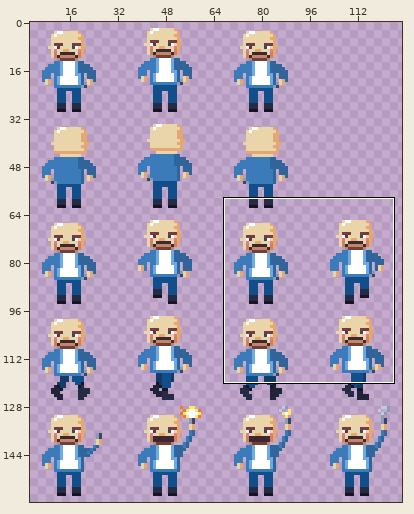
Pixel-art file, stored at assets/textures/characters/persuasiakas_32.aseprite. The picture above shows the old version from afar; the outline marks the close-up.
Close-up. Old version:
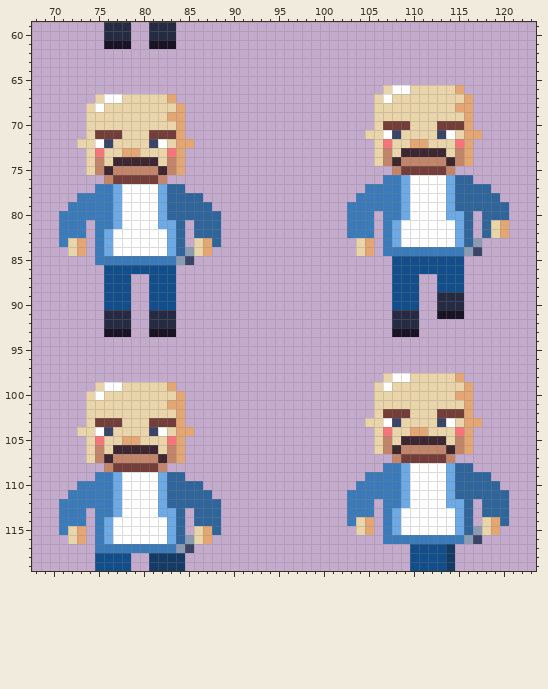
128x160 pixels, 1 frame. Shown: x 68..123, y 59..119. The wide view leaves out empty margins. The commit also changed other parts of the picture, which this record leaves out.
New version:
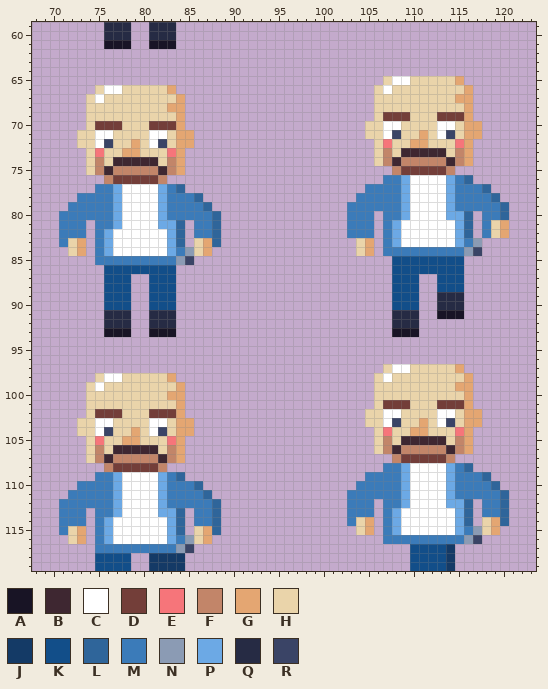
Palette (. is transparent): A #181425  B #3e2731  C #ffffff  D #733e39  E #f6757a  F #c28569  G #e4a672  H #ead4aa  J #143a66  K #124e89  L #2f659a  M #3b7bb9  N #8b9bb4  P #6ca9e5  Q #262b44  R #3a4466
Changes in this commit:
y 65: x 107..115 ......... -> HCCHHHHHG
y 66: x 75..83 ......... -> HCCHHHHHG; x 106..109 .HCC -> HCHH; x 115..116 G. -> HG
y 67: x 74..77 .HCC -> HCHH; x 83..84 G. -> HG; x 107 C -> H; x 115 H -> G
y 68: x 75 C -> H; x 83 H -> G; x 115 G -> H
y 69: x 83 G -> H; x 107..109 HHH -> DDD; x 113..115 HHH -> DDD
y 70: x 75..77 HHH -> DDD; x 81..83 HHH -> DDD; x 105 . -> H; x 107..109 DDD -> CCH; x 113..115 DDD -> CCH; x 117 . -> G
y 71: x 73 . -> H; x 75..77 DDD -> CCH; x 81..83 DDD -> CCH; x 85 . -> G; x 111 H -> G; x 113..114 RC -> CR
y 72: x 79 H -> G; x 81..82 RC -> CR
y 76: x 115 L -> M
y 77: x 83 L -> M; x 115..117 LLL -> MMM
y 78: x 83..85 LLL -> MMM; x 115..118 LLLL -> MMMM
y 79: x 83..86 LLLL -> MMMM; x 115..119 LLLLL -> MMMMM
y 80: x 83..87 LLLLL -> MMMMM; x 118..119 LL -> MM
y 81..82: x 86..87 LL -> MM; x 118 L -> M
y 83: x 116 L -> M
y 84: x 84 L -> M
y 97: x 107..115 ......... -> HCCHHHHHG
y 98: x 75..83 ......... -> HCCHHHHHG; x 106..109 .HCC -> HCHH; x 115..116 G. -> HG
y 99: x 74..77 .HCC -> HCHH; x 83..84 G. -> HG; x 107 C -> H; x 115 H -> G
y 100: x 75 C -> H; x 83 H -> G; x 115 G -> H
y 101: x 83 G -> H; x 107..109 HHH -> DDD; x 113..115 HHH -> DDD
y 102: x 75..77 HHH -> DDD; x 81..83 HHH -> DDD; x 105 . -> H; x 107..109 DDD -> CCH; x 113..115 DDD -> CCH; x 117 . -> G
y 103: x 73 . -> H; x 75..77 DDD -> CCH; x 81..83 DDD -> CCH; x 85 . -> G; x 111 H -> G; x 113..114 RC -> CR
y 104: x 79 H -> G; x 81..82 RC -> CR
y 108: x 115 L -> M
y 109: x 83 L -> M; x 115..117 LLL -> MMM
y 110: x 83..85 LLL -> MMM; x 115..118 LLLL -> MMMM
y 111: x 83..86 LLLL -> MMMM; x 115..119 LLLLL -> MMMMM
y 112: x 83..87 LLLLL -> MMMMM; x 118..119 LL -> MM
y 113: x 86..87 LL -> MM; x 118..119 LL -> MM
y 114: x 86..87 LL -> MM
y 115: x 116 L -> M
y 116: x 84 L -> M
Where, in picture pixels (left, top, right, bottom), the same in both close-ups:
changed: (365, 76, 500, 247)
changed: (77, 85, 194, 148)
changed: (167, 184, 212, 256)
changed: (365, 364, 482, 427)
changed: (77, 373, 212, 544)
changed: (455, 463, 500, 535)
